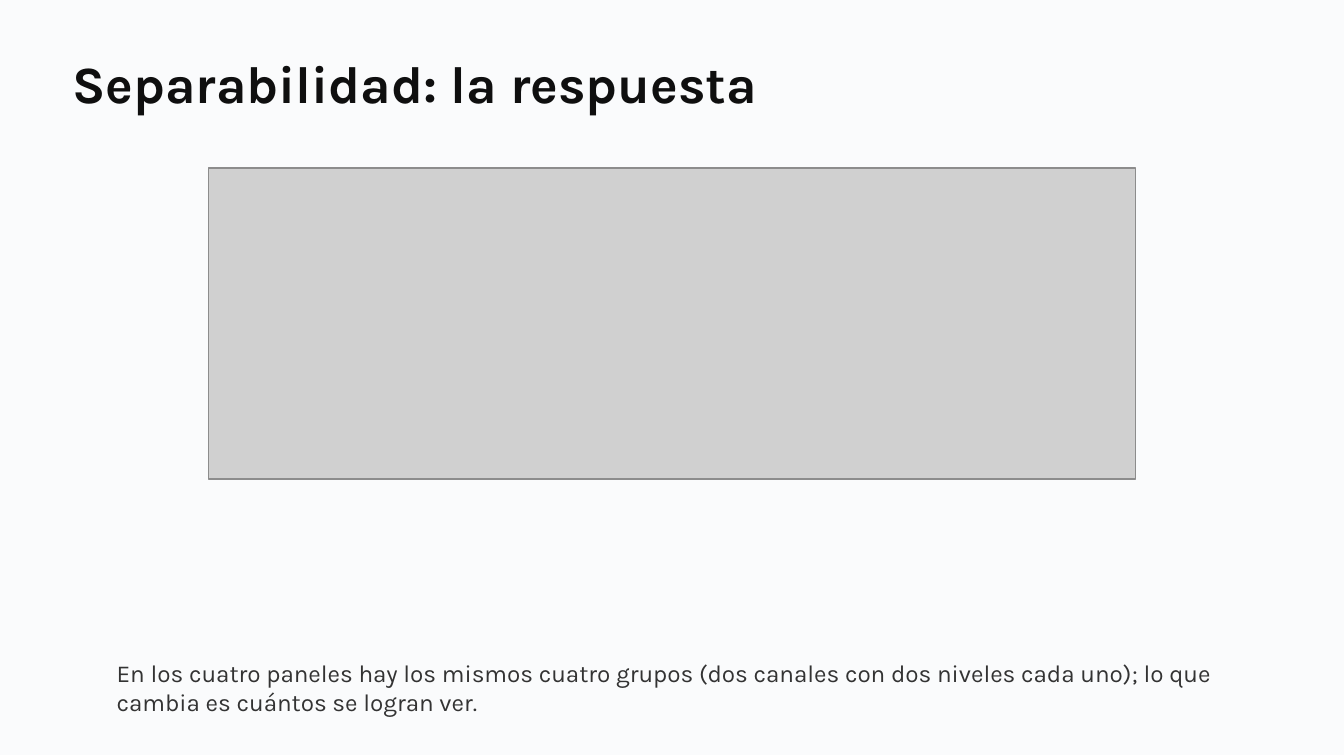
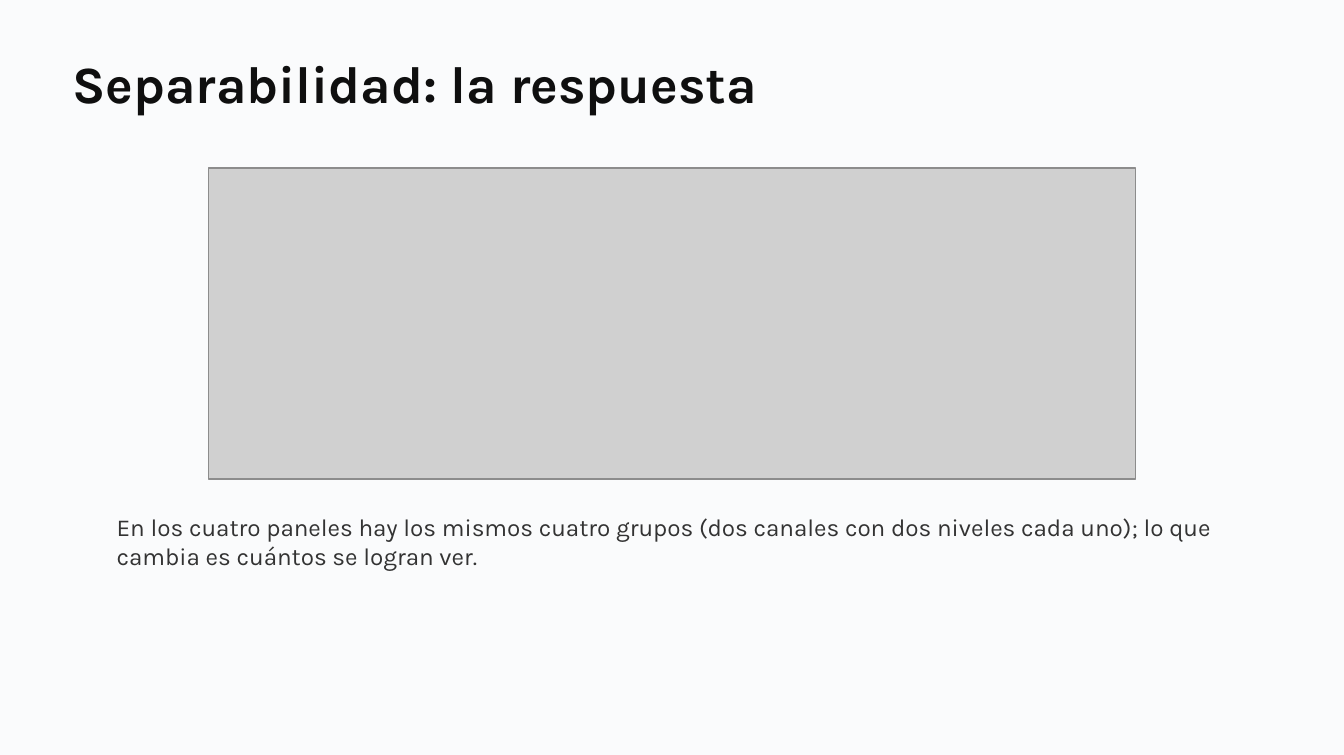
Before and after one commit to daniopitz/cienciadatos, a slide deck: slide 18 of presentaciones/clase03_visualizacion_eda.pptx. Drawn at 1344x755 pixels with LibreOffice and Linux fonts; fonts in the diff are those of the drawing; grey boxes stand for pictures. Boxes give left, top, right and bottom in pixels: in the first picture for what was removed or moved away, otherwise in the second. Text is boxed around its words. In the diff, an @@ line names an element or a change of style, - is before the commit and + after.

```diff
--- a/presentaciones/clase03_visualizacion_eda.pptx
+++ b/presentaciones/clase03_visualizacion_eda.pptx
@@ text "En los cuatro paneles hay ...": place and size @@
-text "En los cuatro paneles hay ..." at (117,664,1210,717)
+text "En los cuatro paneles hay ..." at (117,518,1210,571)
```
Also in this commit, not shown: 11 other slides changed, 1 other file.
